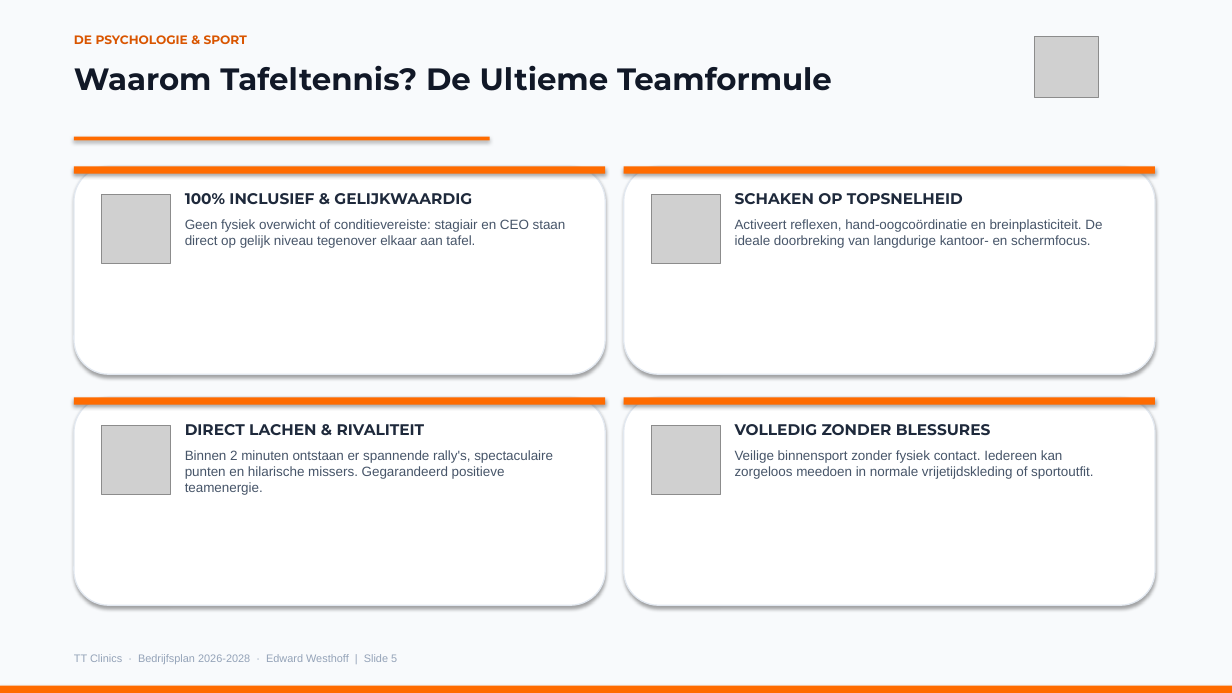
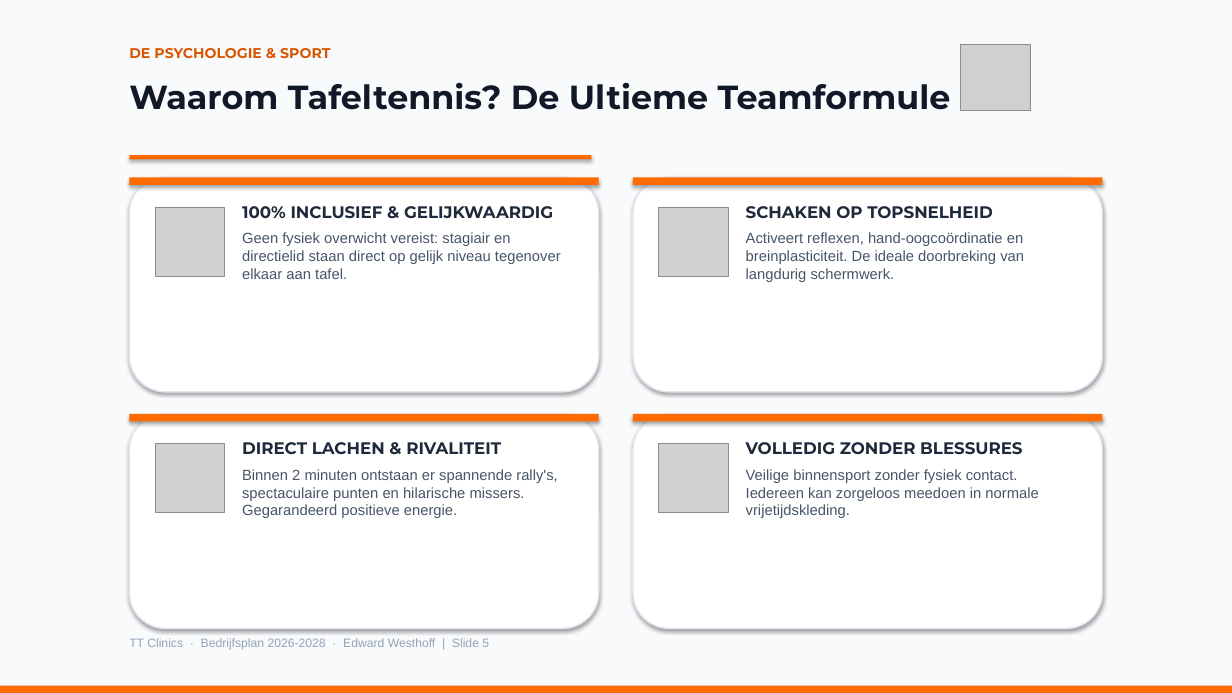
Before and after one commit to radder1972/TTClinics, a slide deck: slide 5 of TT_Clinics_Bedrijfsplan.pptx. Drawn at 1232x693 pixels with LibreOffice and Linux fonts; fonts in the diff are those of the drawing; grey boxes stand for pictures. Boxes give left, top, right and bottom in pixels: in the first picture for what was removed or moved away, otherwise in the second. Text is boxed around its words. In the diff, an @@ line names an element or a change of style, - is before the commit and + after.

```diff
--- a/TT_Clinics_Bedrijfsplan.pptx
+++ b/TT_Clinics_Bedrijfsplan.pptx
@@ text "DE PSYCHOLOGIE & SPORT": place and size @@
-text "DE PSYCHOLOGIE & SPORT" at box(74, 35, 247, 44)
+text "DE PSYCHOLOGIE & SPORT" at box(129, 48, 330, 58)
@@ text "DE PSYCHOLOGIE & SPORT" at box(129, 48, 330, 58): size 9.5 to 11 pt @@
@@ picture: place and size @@
-picture at box(1035, 37, 1098, 97)
+picture at box(961, 44, 1031, 111)
@@ text "Waarom Tafeltennis? De Ultieme Teamformule": place and size @@
-text "Waarom Tafeltennis? De Ultieme Teamformule" at box(74, 65, 832, 91)
+text "Waarom Tafeltennis? De Ultieme Teamformule" at box(129, 82, 951, 110)
@@ text "Waarom Tafeltennis? De Ultieme Teamformule" at box(129, 82, 951, 110): size 24 to 26 pt @@
@@ rectangle: place and size @@
-rectangle at box(74, 166, 605, 174)
+rectangle at box(129, 177, 599, 185)
@@ rectangle: place and size @@
-rectangle at box(74, 137, 490, 140)
+rectangle at box(129, 155, 592, 159)
@@ rounded rectangle: place and size @@
-rounded rectangle at box(74, 166, 605, 374)
+rounded rectangle at box(129, 177, 599, 392)
@@ rectangle: place and size @@
-rectangle at box(624, 166, 1155, 174)
+rectangle at box(633, 177, 1103, 185)
@@ rounded rectangle: place and size @@
-rounded rectangle at box(624, 166, 1155, 374)
+rounded rectangle at box(633, 177, 1103, 392)
@@ picture: place and size @@
-picture at box(102, 194, 171, 263)
+picture at box(155, 207, 225, 276)
@@ text at box(242, 206, 553, 219): size 12 to 13 pt in "100% INCLUSIEF & GELIJKWAARDIG" @@
@@ text "100% INCLUSIEF & GELIJKWAARDIG": place and size @@
-text "100% INCLUSIEF & GELIJKWAARDIG" at box(185, 193, 566, 248)
+text "100% INCLUSIEF & GELIJKWAARDIG" at box(242, 206, 561, 279)
@@ picture: place and size @@
-picture at box(652, 194, 721, 263)
+picture at box(659, 207, 728, 276)
@@ text at box(746, 206, 993, 219): size 12 to 13 pt in "SCHAKEN OP TOPSNELHEID" @@
@@ text "SCHAKEN OP TOPSNELHEID": place and size @@
-text "SCHAKEN OP TOPSNELHEID" at box(735, 193, 1102, 248)
+text "SCHAKEN OP TOPSNELHEID" at box(746, 206, 1024, 282)
@@ text at box(242, 232, 561, 279): text changed; size 10.5 to 11.5 pt @@
-Geen fysiek overwicht of conditievereiste: stagiair en CEO staan direct op gelijk niveau tegenover elkaar aan tafel.
+Geen fysiek overwicht vereist: stagiair en directielid staan direct op gelijk niveau tegenover elkaar aan tafel.
@@ text at box(746, 232, 1024, 282): text changed; size 10.5 to 11.5 pt @@
-Activeert reflexen, hand-oogcoördinatie en breinplasticiteit. De ideale doorbreking van langdurige kantoor- en schermfocus.
+Activeert reflexen, hand-oogcoördinatie en breinplasticiteit. De ideale doorbreking van langdurig schermwerk.
@@ rectangle: place and size @@
-rectangle at box(74, 397, 605, 405)
+rectangle at box(129, 414, 599, 421)
@@ outline #E2E8F0 1 pt to #E2E8F0 1.2 pt in 4 elements at box(633, 177, 1103, 392), box(129, 177, 599, 392), box(633, 414, 1103, 628), box(129, 414, 599, 628) @@
@@ rounded rectangle: place and size @@
-rounded rectangle at box(74, 397, 605, 605)
+rounded rectangle at box(129, 414, 599, 628)
@@ rectangle: place and size @@
-rectangle at box(624, 397, 1155, 405)
+rectangle at box(633, 414, 1103, 421)
@@ rounded rectangle: place and size @@
-rounded rectangle at box(624, 397, 1155, 605)
+rounded rectangle at box(633, 414, 1103, 628)
@@ picture: place and size @@
-picture at box(102, 425, 171, 494)
+picture at box(155, 444, 225, 513)
@@ text at box(242, 442, 501, 454): size 12 to 13 pt in "DIRECT LACHEN & RIVALITEIT" @@
@@ text "DIRECT LACHEN & RIVALITEIT": place and size @@
-text "DIRECT LACHEN & RIVALITEIT" at box(185, 424, 553, 495)
+text "DIRECT LACHEN & RIVALITEIT" at box(242, 442, 557, 518)
@@ picture: place and size @@
-picture at box(652, 425, 721, 494)
+picture at box(659, 444, 728, 513)
@@ text at box(746, 442, 1022, 455): size 12 to 13 pt in "VOLLEDIG ZONDER BLESSURES" @@
@@ text "VOLLEDIG ZONDER BLESSURES": place and size @@
-text "VOLLEDIG ZONDER BLESSURES" at box(735, 424, 1093, 479)
+text "VOLLEDIG ZONDER BLESSURES" at box(746, 442, 1038, 518)
@@ text at box(242, 469, 557, 518): text changed; size 10.5 to 11.5 pt @@
-Binnen 2 minuten ontstaan er spannende rally's, spectaculaire punten en hilarische missers. Gegarandeerd positieve teamenergie.
+Binnen 2 minuten ontstaan er spannende rally's, spectaculaire punten en hilarische missers. Gegarandeerd positieve energie.
@@ text at box(746, 469, 1038, 518): text changed; size 10.5 to 11.5 pt @@
-Veilige binnensport zonder fysiek contact. Iedereen kan zorgeloos meedoen in normale vrijetijdskleding of sportoutfit.
+Veilige binnensport zonder fysiek contact. Iedereen kan zorgeloos meedoen in normale vrijetijdskleding.
@@ text "TT Clinics · Bedrijfsplan 2026-2028 ...": place and size @@
-text "TT Clinics · Bedrijfsplan 2026-2028 ..." at box(74, 654, 397, 664)
+text "TT Clinics · Bedrijfsplan 2026-2028 ..." at box(129, 638, 489, 650)
@@ text "TT Clinics · Bedrijfsplan 2026-2028 ..." at box(129, 638, 489, 650): size 8.5 to 9.5 pt @@
```
Also in this commit, not shown: 10 other slides changed, 2 other files.
